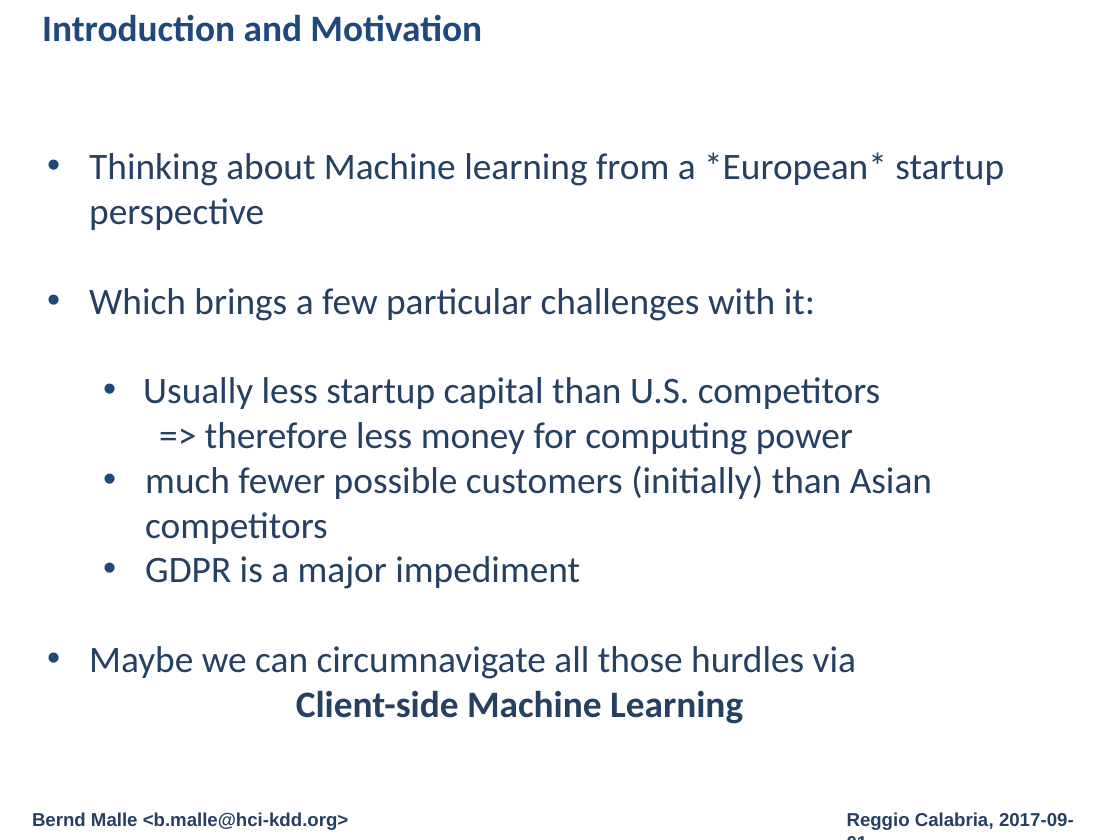
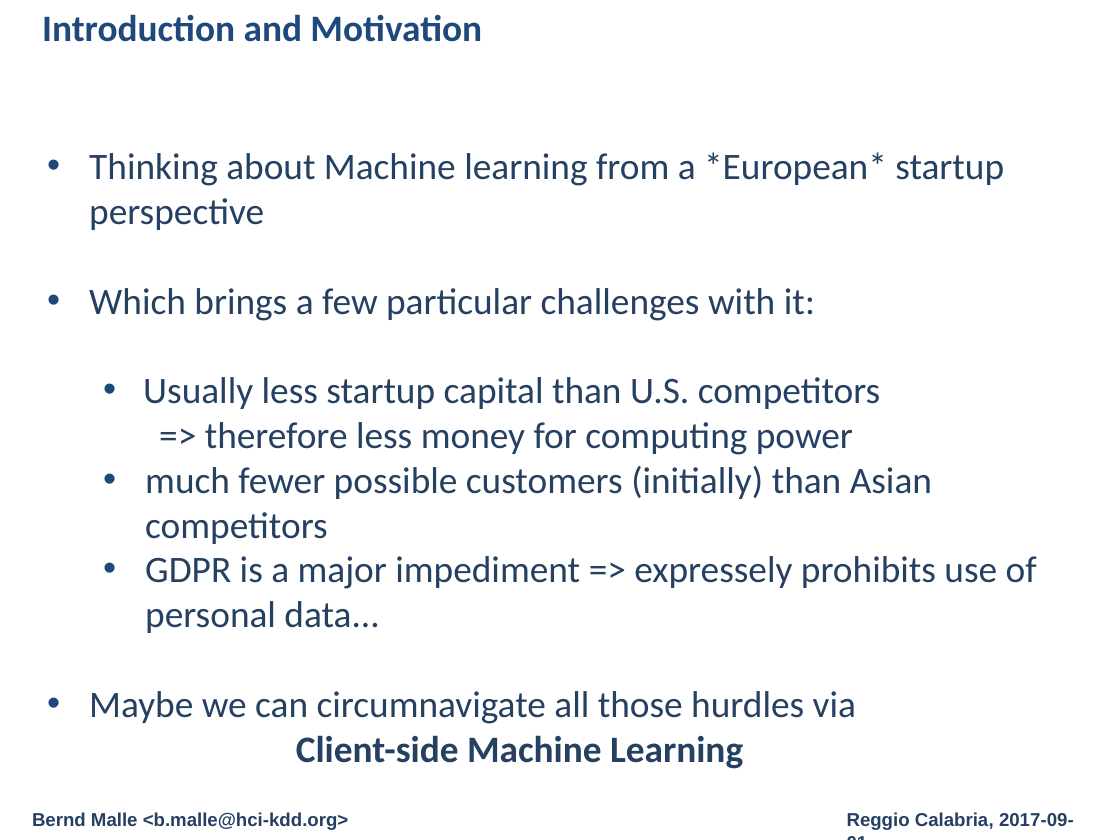
Before and after one commit to cassinius/phd-presentations, a slide deck: slide 2 of 2017/CD-MAKE_2017/Fed/Federated_Learning_Local_Sphere.pptx. Drawn at 1120x840 pixels with LibreOffice and Linux fonts; fonts in the diff are those of the drawing; background and template pictures are left out. Boxes give left, top, right and bottom in pixels: in the first picture for what was removed or moved away, otherwise in the second. Text is boxed around its words. In the diff, an @@ line names an element or a change of style, - is before the commit and + after.

```diff
--- a/2017/CD-MAKE_2017/Fed/Federated_Learning_Local_Sphere.pptx
+++ b/2017/CD-MAKE_2017/Fed/Federated_Learning_Local_Sphere.pptx
@@ text at (145,556,1037,633): text changed @@
-  • GDPR is a major impediment
+  • GDPR is a major impediment => expressely prohibits use of personal data...
```
Also in this commit, not shown: 3 other slides changed, 4 slides added, 5 other files.
